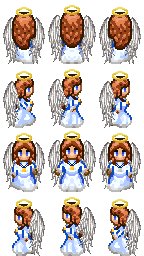
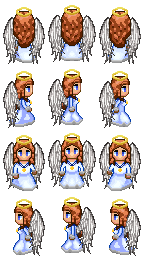
Comparing the layer stacks of the two (144, 256) images. Changes:
painted on "halo" over bbox(16, 131, 128, 145)
painted on "hair-front" over bbox(12, 9, 132, 50)
painted on "wings-front" over bbox(3, 15, 141, 256)
painted on "hair-rear" over bbox(8, 74, 136, 240)
painted on "eyes" over bbox(18, 84, 126, 220)
removed layer "head" over bbox(12, 10, 132, 226)
added layer "necklace" above "dress" over bbox(16, 31, 128, 232)
painted on "dress" over bbox(8, 32, 136, 256)
removed layer "body" over bbox(10, 30, 134, 256)
added layer "base" above "wings-rear" over bbox(12, 10, 132, 255)
painted on "wings-rear" over bbox(3, 140, 141, 189)
